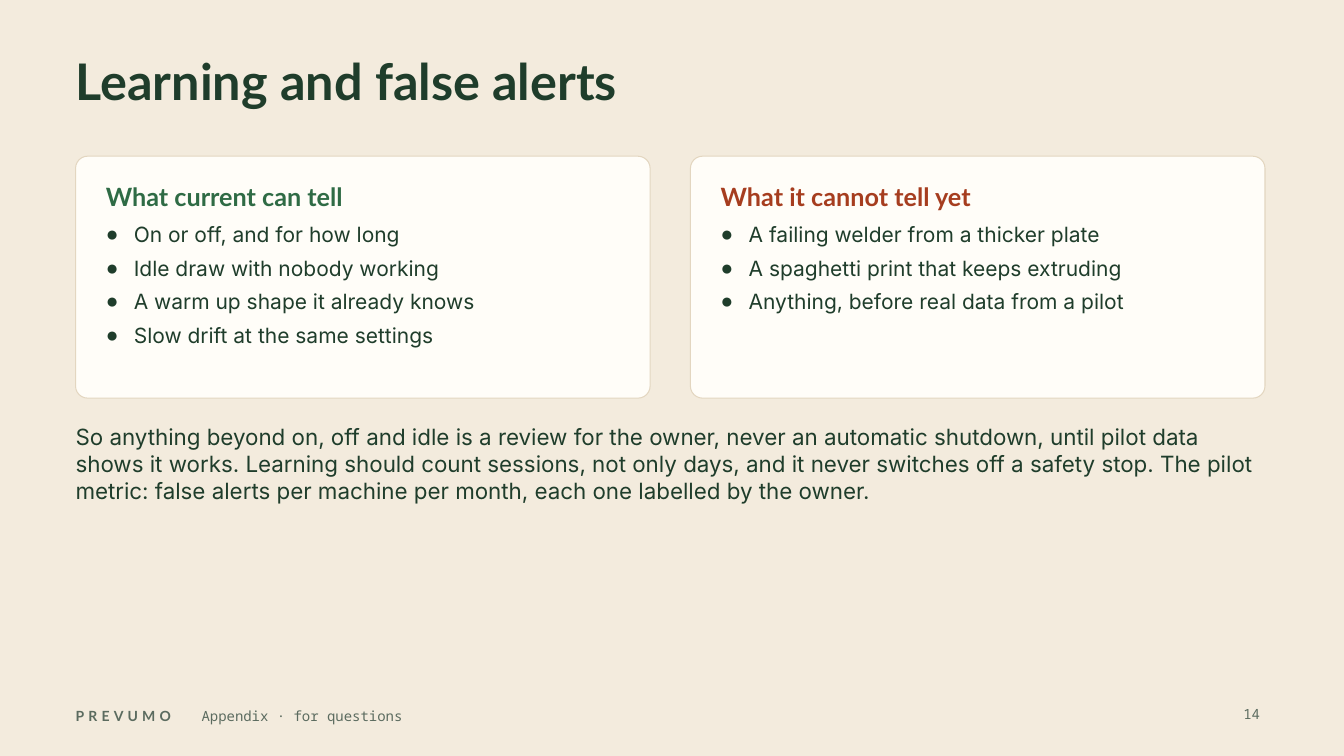
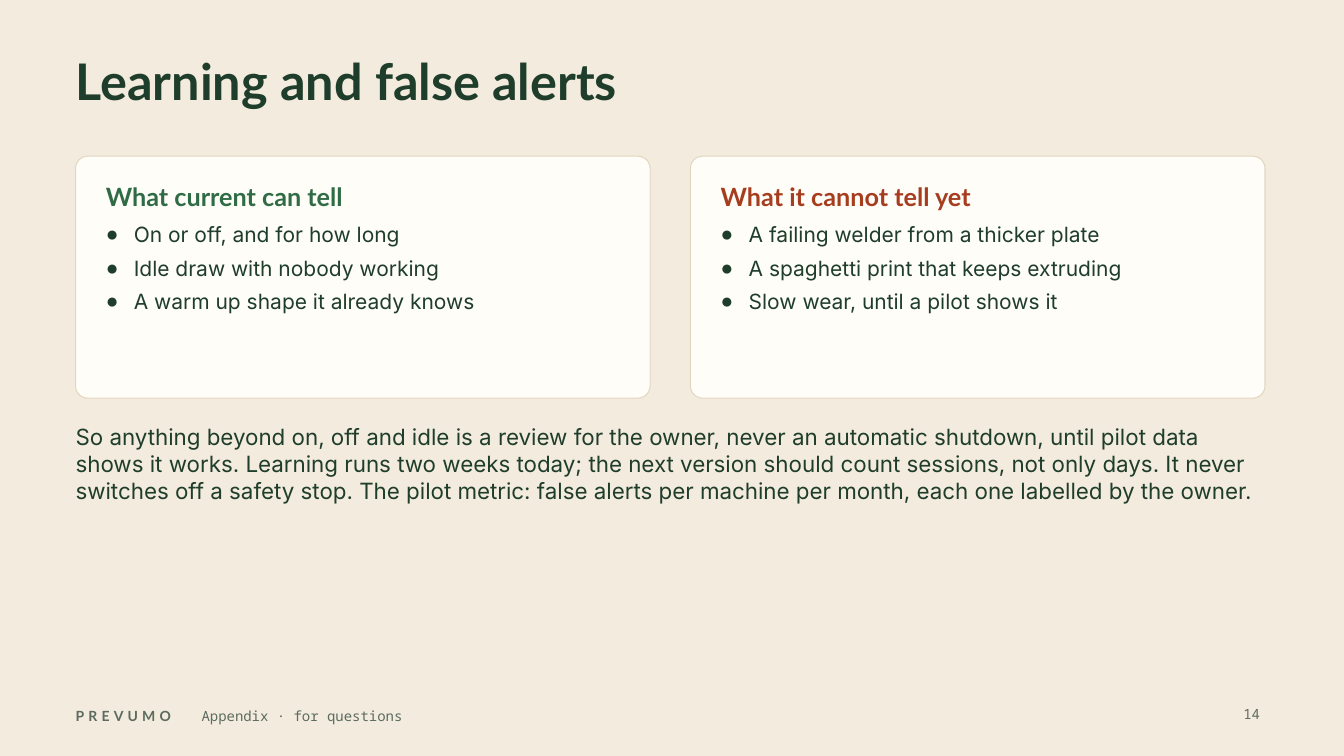
Before and after one commit to WAHB22/wahbs-world, a slide deck: slide 14 of prevumo/deliverables/final/PREVUMO-final.pptx. Drawn at 1344x756 pixels with LibreOffice and Linux fonts; fonts in the diff are those of the drawing. Boxes give left, top, right and bottom in pixels: in the first picture for what was removed or moved away, otherwise in the second. Text is boxed around its words. In the diff, an @@ line names an element or a change of style, - is before the commit and + after.

```diff
--- a/prevumo/deliverables/final/PREVUMO-final.pptx
+++ b/prevumo/deliverables/final/PREVUMO-final.pptx
@@ text at [749, 293, 1058, 314]: text changed @@
-● Anything, before real data from a pilot
+● Slow wear, until a pilot shows it
@@ text at [134, 327, 433, 348]: paragraph removed @@
-● Slow drift at the same settings
@@ text at [76, 428, 1252, 504]: text changed @@
-So anything beyond on, off and idle is a review for the owner, never an automatic shutdown, until pilot data shows it works. Learning should count sessions, not only days, and it never switches off a safety stop. The pilot metric: false alerts per machine per month, each one labelled by the owner.
+So anything beyond on, off and idle is a review for the owner, never an automatic shutdown, until pilot data shows it works. Learning runs two weeks today; the next version should count sessions, not only days. It never switches off a safety stop. The pilot metric: false alerts per machine per month, each one labelled by the owner.
```
Also in this commit, not shown: 9 other slides changed, 11 other files.
